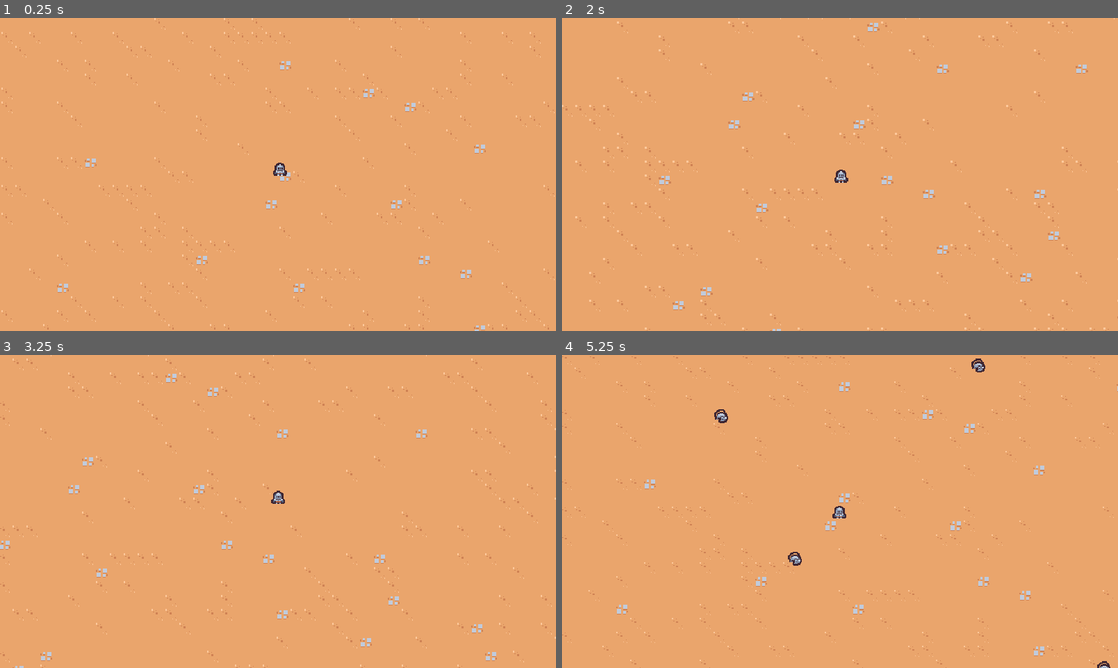
Above: before the commit, frames 1-4 (two rows, left to right).
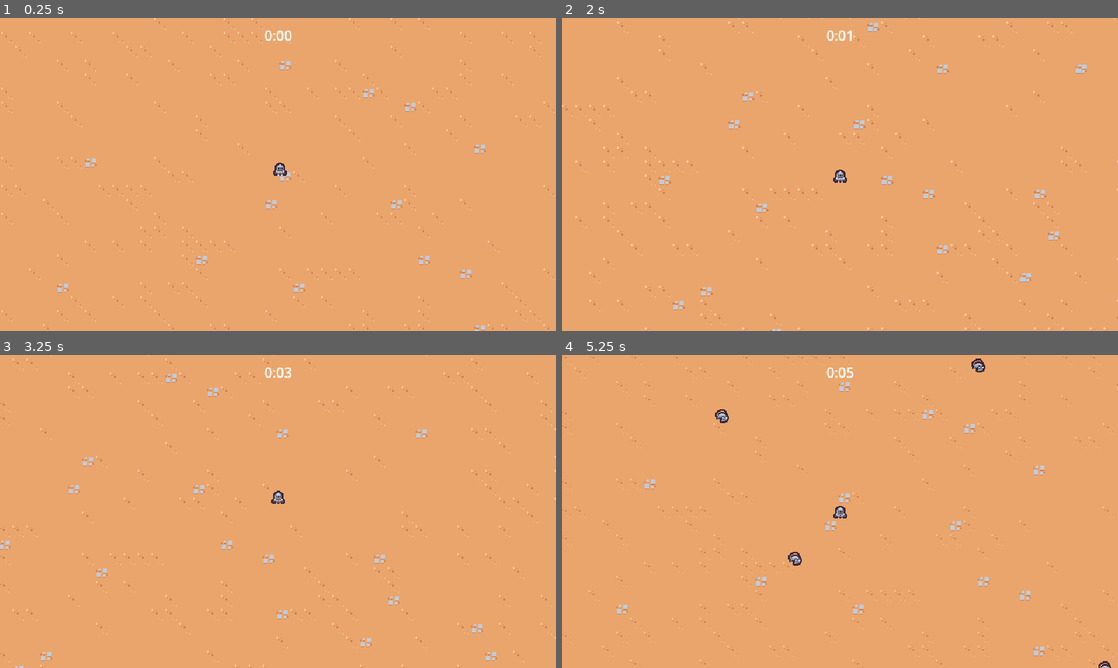
Above: after the commit, the same moments.

Repository: Xephis/SurvivorGame
Game: Godot game, scene res://scenes/main/main.tscn
Same seed, same stepped clock (60 frames per second), same inputs: the game is played once before the commit and once after it.
Inputs:
- Up to frame 1 (0.25 s): no input
- Up to frame 2 (2 s): hold D (move_right) 0.53-1.28 s; hold S (move_down) from 1.28 s (still down)
- Up to frame 3 (3.25 s): release S (move_down) at 2.03 s; hold D (move_right) 2.03-2.78 s; hold W (move_up) from 2.78 s (still down)
- Up to frame 4 (5.25 s): release W (move_up) at 3.53 s; hold A (move_left) 3.53-5.03 s; hold S (move_down) from 5.03 s (still down)

The runs differ from the first frame. In frame 1, less than 0.1% of the frame differs, in the area x 47-53%, y 4-8%; in frame 2, 0.3%, in the area x 47-100%, y 1-99%; in frame 3, less than 0.1%; in frame 4, 0.2%.

Commit message:
Add game timer

Diff:
--- a/project.godot
+++ b/project.godot
@@ -64,4 +64,3 @@
 [rendering]
 
 textures/canvas_textures/default_texture_filter=0
-2d/snap/snap_2d_transforms_to_pixel=true
--- /dev/null
+++ b/scenes/UI/arena_time_ui.gd
@@ -0,0 +1,17 @@
+extends CanvasLayer
+
+@export var arena_time_manager: Node
+@onready var label = $%Label
+
+func _process(delta):
+	if arena_time_manager == null:
+		return
+	#get the elapsed time from the arena time manager and format it as a string
+	var time_elapsed = arena_time_manager.get_time_elapsed()
+	label.text = format_seconds_to_string(time_elapsed)
+
+
+func format_seconds_to_string(seconds: float):
+	var minutes = floor(seconds / 60)
+	var remaining_seconds = seconds - (minutes * 60)
+	return str(minutes) + ":" + ("%02d" % floor(remaining_seconds))
--- /dev/null
+++ b/scenes/UI/arena_time_ui.tscn
@@ -0,0 +1,22 @@
+[gd_scene load_steps=2 format=3 uid="uid://ck7jrvd2rpx6x"]
+
+[ext_resource type="Script" path="res://scenes/UI/arena_time_ui.gd" id="1_d32bj"]
+
+[node name="ArenaTimeUI" type="CanvasLayer"]
+script = ExtResource("1_d32bj")
+
+[node name="MarginContainer" type="MarginContainer" parent="."]
+anchors_preset = 15
+anchor_right = 1.0
+anchor_bottom = 1.0
+grow_horizontal = 2
+grow_vertical = 2
+mouse_filter = 2
+theme_override_constants/margin_top = 8
+
+[node name="Label" type="Label" parent="MarginContainer"]
+unique_name_in_owner = true
+layout_mode = 2
+size_flags_horizontal = 4
+size_flags_vertical = 0
+text = "Test"
--- a/scenes/main/main.tscn
+++ b/scenes/main/main.tscn
@@ -1,11 +1,18 @@
-[gd_scene load_steps=5 format=3 uid="uid://b8en3frwg008s"]
+[gd_scene load_steps=7 format=3 uid="uid://b8en3frwg008s"]
 
 [ext_resource type="PackedScene" uid="uid://d238l1eb0p4tw" path="res://scenes/manager/enemy_manager.tscn" id="1_3car4"]
+[ext_resource type="PackedScene" uid="uid://ck7jrvd2rpx6x" path="res://scenes/UI/arena_time_ui.tscn" id="1_u07hq"]
 [ext_resource type="PackedScene" uid="uid://c6hwmlt1qa0kg" path="res://scenes/player/player.tscn" id="1_uglv8"]
 [ext_resource type="TileSet" uid="uid://basqxar4rbrth" path="res://resources/tileset.tres" id="1_yfmxn"]
+[ext_resource type="PackedScene" uid="uid://pe512tvsbfdd" path="res://scenes/manager/arena_time_manager.tscn" id="2_fm0ax"]
 [ext_resource type="PackedScene" uid="uid://cmpscewvybq3b" path="res://scenes/game_camera/game_camera.tscn" id="3_cn0ro"]
 
 [node name="Main" type="Node"]
+
+[node name="ArenaTimeUI" parent="." node_paths=PackedStringArray("arena_time_manager") instance=ExtResource("1_u07hq")]
+arena_time_manager = NodePath("../ArenaTimeManager")
+
+[node name="ArenaTimeManager" parent="." instance=ExtResource("2_fm0ax")]
 
 [node name="EnemyManager" parent="." instance=ExtResource("1_3car4")]
 
--- /dev/null
+++ b/scenes/manager/arena_time_manager.gd
@@ -0,0 +1,7 @@
+extends Node
+
+@onready var timer = $Timer
+
+
+func get_time_elapsed():
+	return timer.wait_time - timer.time_left
--- /dev/null
+++ b/scenes/manager/arena_time_manager.tscn
@@ -0,0 +1,11 @@
+[gd_scene load_steps=2 format=3 uid="uid://pe512tvsbfdd"]
+
+[ext_resource type="Script" path="res://scenes/manager/arena_time_manager.gd" id="1_ldmg3"]
+
+[node name="ArenaTimeManager" type="Node"]
+script = ExtResource("1_ldmg3")
+
+[node name="Timer" type="Timer" parent="."]
+wait_time = 60.0
+one_shot = true
+autostart = true
